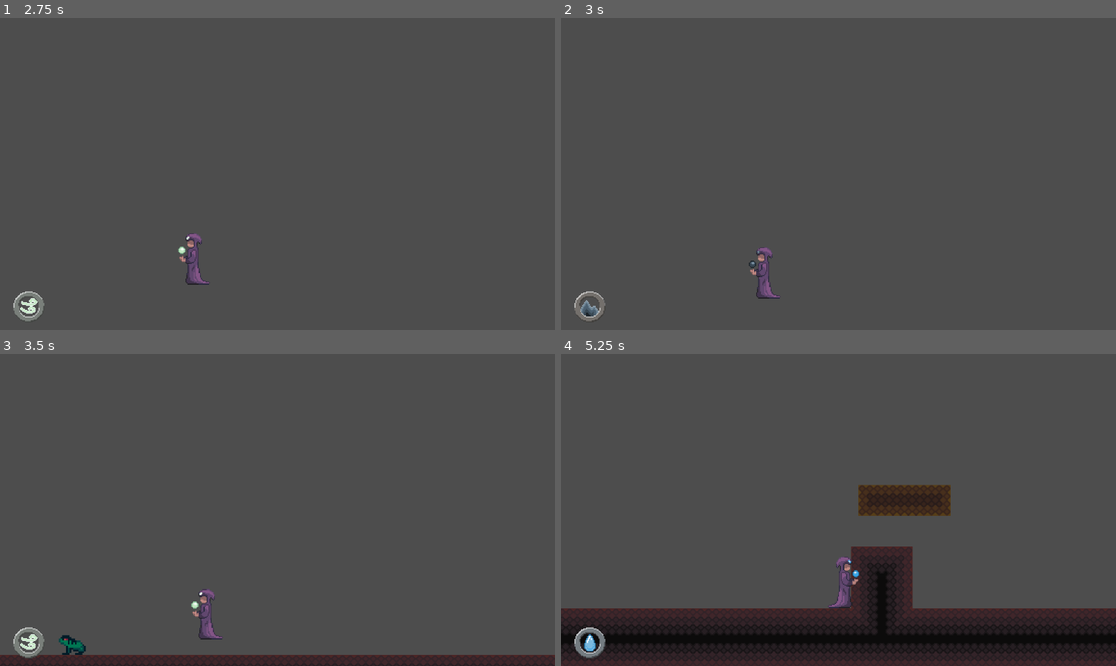
Above: before the commit, frames 1-4 (two rows, left to right).
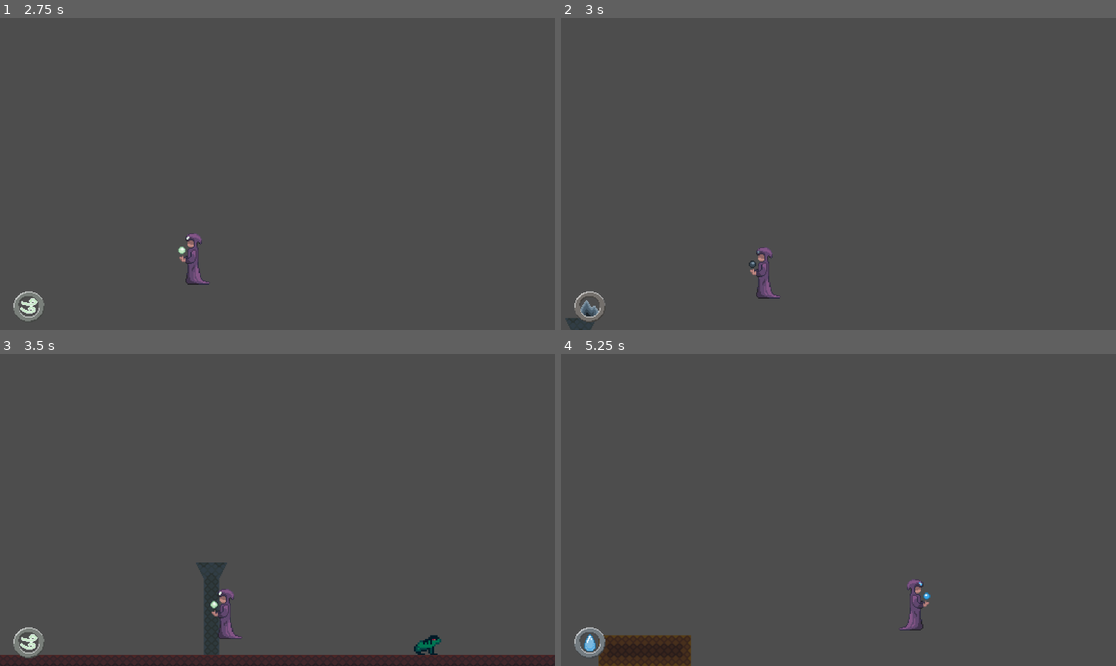
Above: after the commit, the same moments.

Repository: hanseei/superwizquest
Game: Godot game, scene res://Assets/Nodes/Scenes/TestStage.tscn
Same seed, same stepped clock (60 frames per second), same inputs: the game is played once before the commit and once after it.
Inputs:
- Up to frame 1 (2.75 s): hold E (E) 0.53-1.28 s; hold D (move_right) 0.53-2.03 s; tap W (move_up) at 0.77, 1.52 s; tap R (R) at 0.8, 1.35, 2.3 s; tap E (E) at 1.55 s; hold A (move_left) from 2.03 s (still down); hold E (E) from 2.03 s (still down)
- Up to frame 2 (3 s): keep holding A (move_left); release E (E) at 2.78 s; tap Q (Q) at 2.85 s
- Up to frame 3 (3.5 s): keep holding A (move_left); tap W (move_up) at 3.02 s; tap E (E) at 3.05 s
- Up to frame 4 (5.25 s): hold R (R) 3.53-4.28 s; tap W (move_up) at 3.77, 4.52 s; release A (move_left) at 4.28 s; hold D (move_right) from 4.28 s (still down); tap Space (space) at 4.35 s; tap E (E) at 4.55 s; hold E (E) from 5.03 s (still down)

Frame 1 is identical in both runs. In frame 2, 0.1% of the frame differs, in the area x 0-7%, y 96-100%; in frame 3, 2.0%; in frame 4, 22%, in the area x 0-100%, y 41-100%.

Commit message:
Fixed collision between door and enemy

Diff:
--- a/Assets/Nodes/Actors/NPCs/basic_enemy.tscn
+++ b/Assets/Nodes/Actors/NPCs/basic_enemy.tscn
@@ -121,7 +121,7 @@
 
 [node name="BasicEnemy" type="CharacterBody2D" groups=["mob"]]
 collision_layer = 4
-collision_mask = 7
+collision_mask = 23
 script = ExtResource("1_4nvbh")
 
 [node name="CollisionShape2D" type="CollisionShape2D" parent="."]
--- a/Assets/Nodes/Scenes/TestStage.tscn
+++ b/Assets/Nodes/Scenes/TestStage.tscn
@@ -238,6 +238,9 @@
 position = Vector2(2208, 368)
 triggerObjectArray = [NodePath("../StoneBucket2"), NodePath("../StoneBucket0")]
 
+[node name="Door9" parent="." instance=ExtResource("8_hgiis")]
+position = Vector2(-448, 528)
+
 [connection signal="body_entered" from="Killzone" to="Killzone" method="_on_body_entered"]
 [connection signal="body_entered" from="DialogueTrigger" to="DialogueTrigger" method="_on_body_entered"]
 [connection signal="body_exited" from="DialogueTrigger" to="DialogueTrigger" method="_on_body_exited"]
